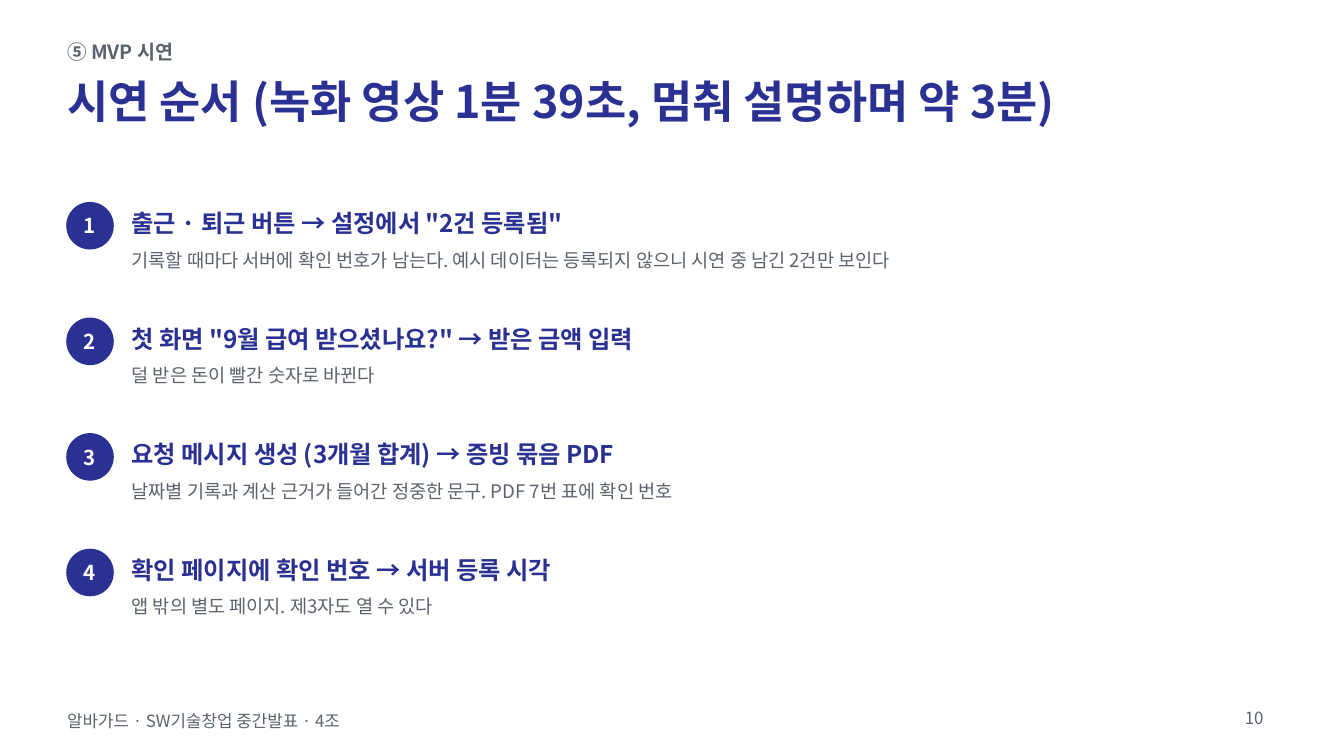
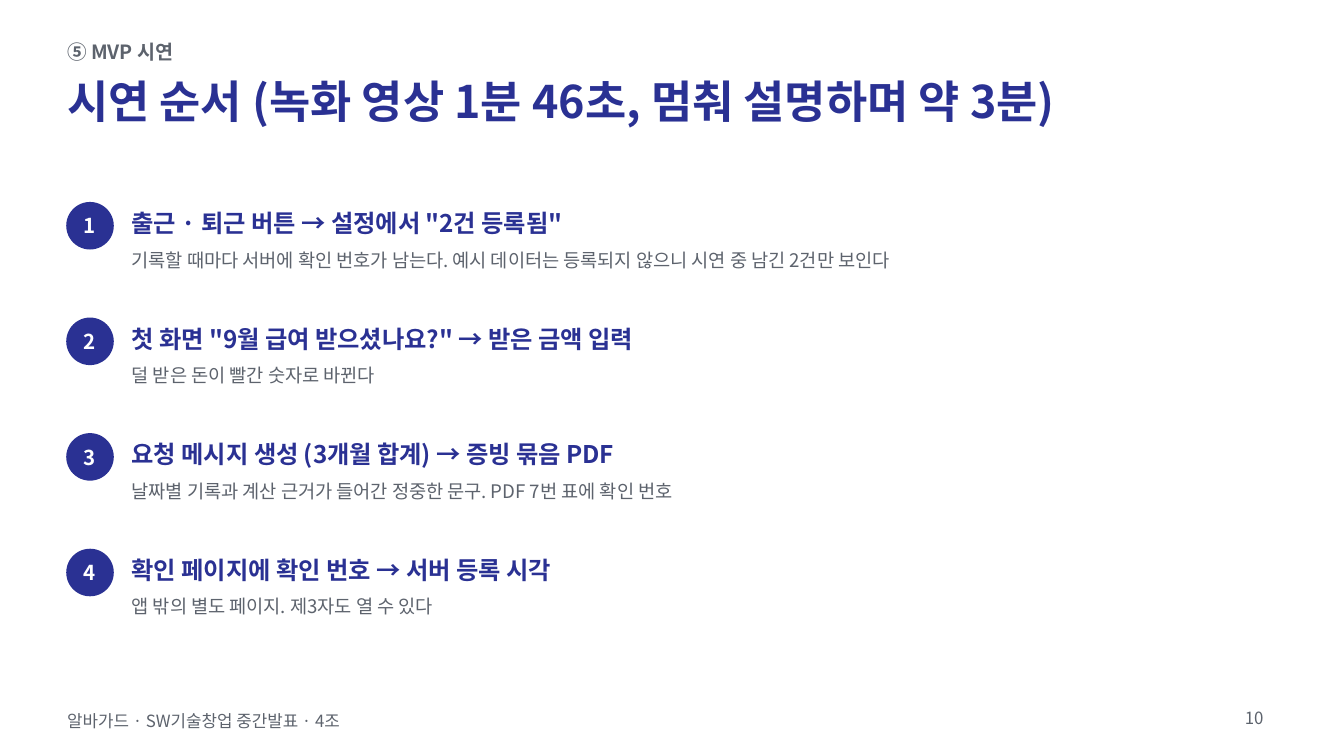
Before and after one commit to jihooni217/albaguard, a slide deck: slide 10 of docs/06_중간발표_PPT.pptx. Drawn at 1344x756 pixels with LibreOffice and Linux fonts; fonts in the diff are those of the drawing. Boxes give left, top, right and bottom in pixels: in the first picture for what was removed or moved away, otherwise in the second. Text is boxed around its words. In the diff, an @@ line names an element or a change of style, - is before the commit and + after.

```diff
--- a/docs/06_중간발표_PPT.pptx
+++ b/docs/06_중간발표_PPT.pptx
@@ title at <box>67,80,1055,128</box>: text changed @@
-시연 순서 (녹화 영상 1분 39초, 멈춰 설명하며 약 3분)
+시연 순서 (녹화 영상 1분 46초, 멈춰 설명하며 약 3분)
```
Also in this commit, not shown: 4 other slides changed, 6 other files.
